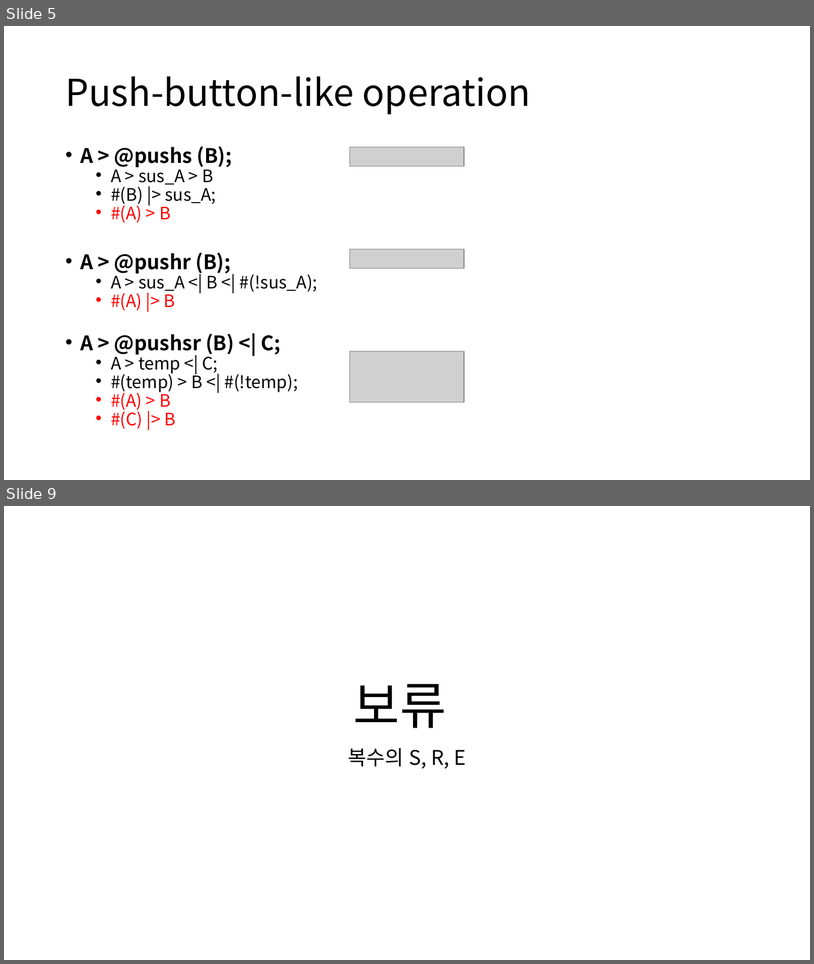
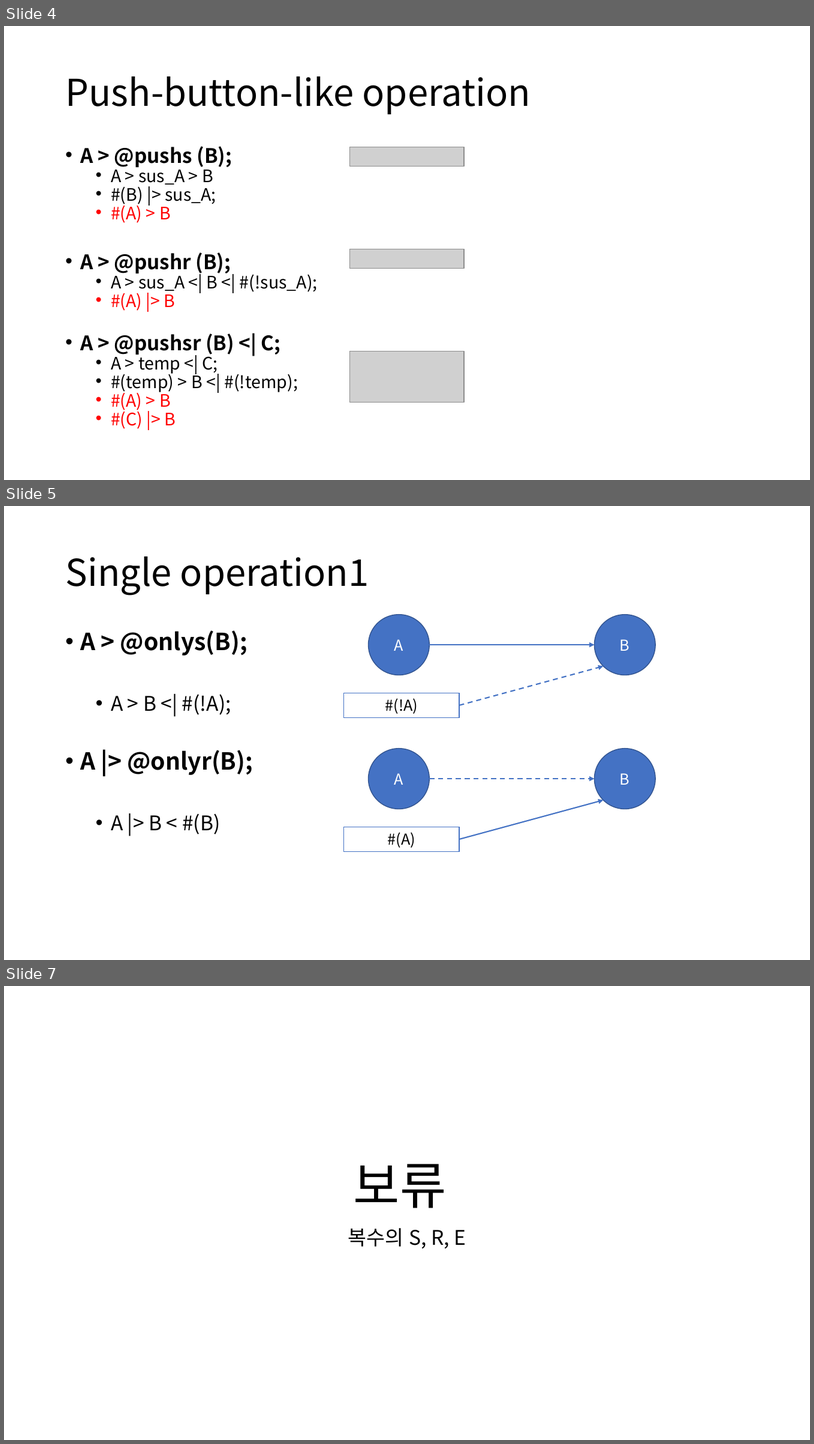
Before and after one commit to DualsoftDev/ds, a slide deck: Doc/PowerPoint/macro.pptx. Shown one above the other, each under a label of ours: slides 5 and 9 before the commit, slides 4, 5 and 7 after it; the slides between them are not shown. The pictures are 814x964 and 814x1444 pixels, drawn with LibreOffice and Linux fonts; fonts in the diff are those of the drawing; grey boxes stand for pictures. Boxes give left, top, right and bottom in pixels: in the first picture for what was removed or moved away, otherwise in the second. Text is boxed around its words. In the diff, an @@ line names an element or a change of style, - is before the commit and + after.

```diff
--- a/Doc/PowerPoint/macro.pptx
+++ b/Doc/PowerPoint/macro.pptx
@@ slide 5 added at <box>4,506,810,960</box>, background #FFFFFF @@
@@ title added at <box>65,556,369,595</box>, 44 pt, text #000000 @@
+Single operation1
@@ text added at <box>81,630,253,834</box>, 28 pt, text #000000, bold @@
+• A > @onlys(B);
+  • A > B <| #(!A);
+• A |> @onlyr(B);
+  • A |> B < #(B)
@@ ellipse added at <box>369,614,430,675</box>, fill #4472C4, outline #325491 1 pt, 18 pt, text #FFFFFF @@
+A
@@ ellipse added at <box>595,614,656,675</box>, fill #4472C4, outline #325491 1 pt, 18 pt, text #FFFFFF @@
+B
@@ arrow added from (430, 645) to (595, 645), #4472C4 1.5 pt @@
@@ arrow added from (459, 705) to (603, 666), #4472C4 1.5 pt dashed @@
@@ rectangle added at <box>344,693,459,717</box>, fill #FFFFFF, outline #4472C4 1 pt, 18 pt, text #000000 @@
+#(!A)
@@ ellipse added at <box>369,748,430,809</box>, fill #4472C4, outline #325491 1 pt, 18 pt, text #FFFFFF @@
+A
@@ ellipse added at <box>595,748,656,809</box>, fill #4472C4, outline #325491 1 pt, 18 pt, text #FFFFFF @@
+B
@@ arrow added from (430, 779) to (595, 779), #4472C4 1.5 pt dashed @@
@@ arrow added from (459, 840) to (603, 800), #4472C4 1.5 pt @@
@@ rectangle added at <box>344,826,459,851</box>, fill #FFFFFF, outline #4472C4 1 pt, 18 pt, text #000000 @@
+#(A)
@@ what was slide 5 is now slide 4 @@
@@ what was slide 9 is now slide 7 @@
```
Also in this commit, not shown: 1 other slide added, 2 slides removed.
